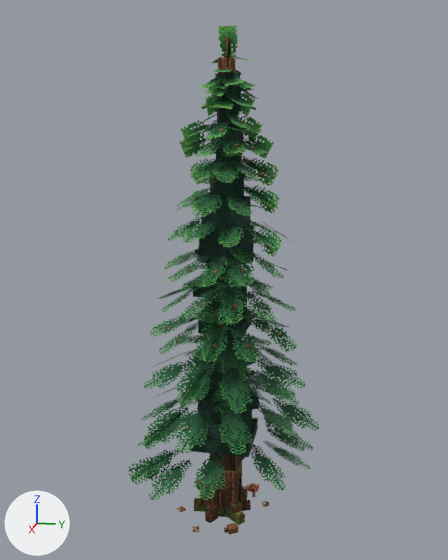
Before and after pictures for a commit that changed the glTF model godot-game/assets/models/trees/pine_tree.glb.
One viewpoint serves both versions: a camera (50 mm lens) standing at (10.79, 2.16, 7.38) and looking at (0.02, 0.01, 4.69). Lighting does not change. The marker at lower left points along +X, +Y and +Z. The first picture is the older version. Vertices at exactly the same position are counted once.

The older version as bpy lines, for what is in view:
```python
me_pine_tree = bpy.data.meshes.new('pine_tree')
me_pine_tree.from_pydata(...)  # 1224 vertices, 942 faces; spans x -1.71..1.83, y -1.75..1.88, z -0.03..9.0
# faces by material slot: [392, 550]
me_pine_tree.materials.append(mat_pine_tree_card_0)
me_pine_tree.materials.append(mat_pine_tree_solid_0)
ob_pine_tree = bpy.data.objects.new('pine_tree', me_pine_tree)
ob_pine_tree.location = (0.0, 0.0, 0.0)
```
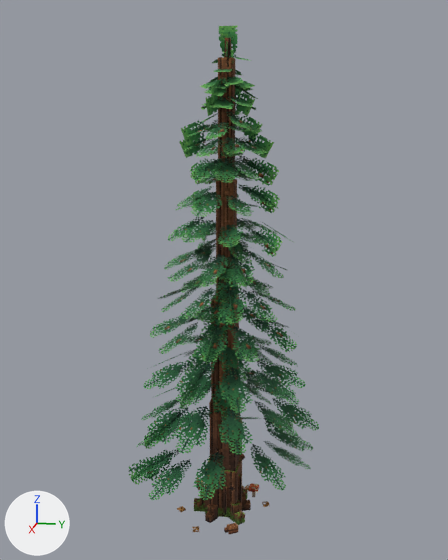
Diff of the bpy script that builds the scene:
```diff
--- a/godot-game/assets/models/trees/pine_tree.glb.py
+++ b/godot-game/assets/models/trees/pine_tree.glb.py
@@ me_pine_tree @@
 # used by ob_pine_tree; location = (0.0, 0.0, 0.0)
-me_pine_tree.from_pydata(...)  # 1224 vertices, 942 faces; spans x -1.71..1.83, y -1.75..1.88, z -0.03..9.0
+me_pine_tree.from_pydata(...)  # 1080 vertices, 726 faces; spans x -1.71..1.83, y -1.75..1.88, z -0.03..9.0
+# me_pine_tree part 1: 18 loose pieces with 144 vertices, spanning x -0.65..0.71, y -0.65..0.71, z 1.5..8.25, are deleted
 me_pine_tree.materials.append(mat_pine_tree_card_0)
```

Changed parts and their boxes (x1, y1, x2, y2) in the pictures (448 x 560 px):
part 1 of me_pine_tree, deleted
    before: (189, 73, 259, 457)
